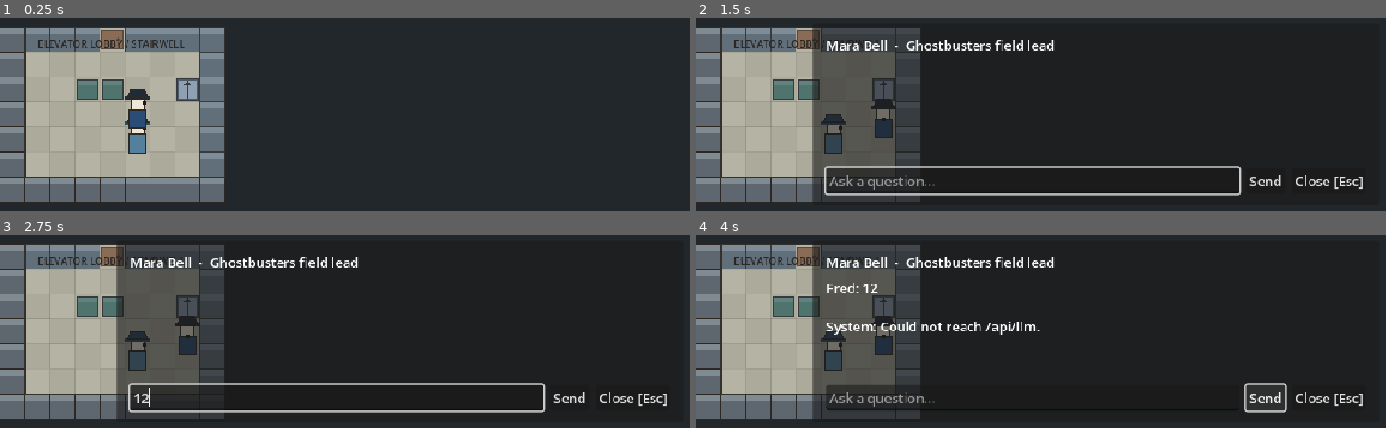
Above: before the commit, frames 1-4 (two rows, left to right).
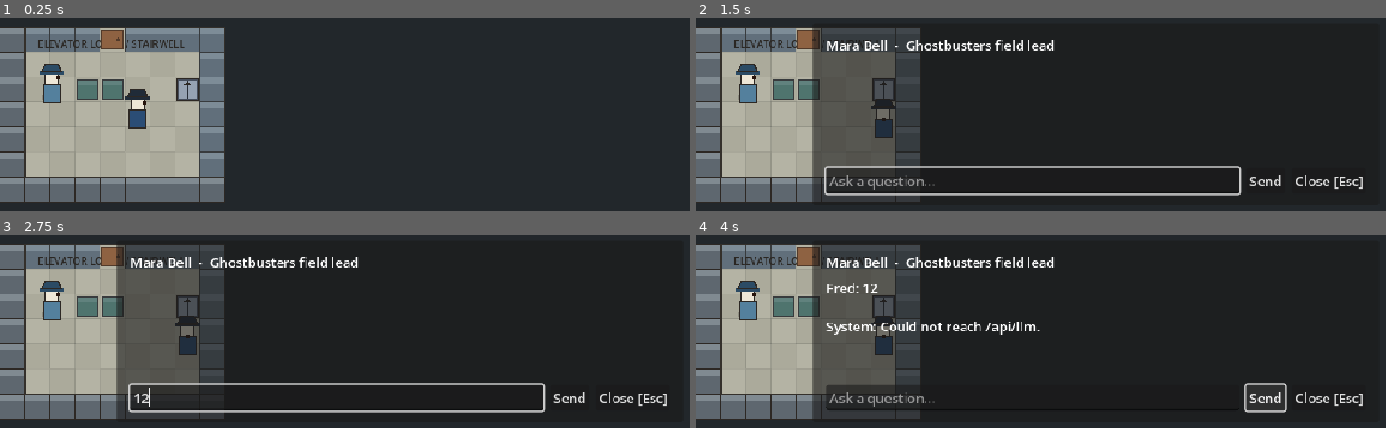
Above: after the commit, the same moments.

Repository: grand-cat-unknown/fred-the-detective
Game: Godot game, scene res://scenes/main.tscn
Two runs of this game, one before a commit and one after it. Both use one fixed random seed, a clock stepped at 60 frames per second and the inputs below.
Inputs (mouse positions are in pixels of both pictures, inside the frame that each line leads up to):
- Up to frame 1 (0.25 s): no input
- Up to frame 2 (1.5 s): tap Enter at 0.5 s; hold Right (ui_right) 0.53-1.28 s; hold E (interact) 0.53-1.28 s; tap Space at 1.25 s; hold Down (ui_down) from 1.28 s (still down); tap E (interact) at 1.35 s
- Up to frame 3 (2.75 s): release Down (ui_down) at 2 s; click (338, 397) at 2.02 s; type "12" at 2.1 s
- Up to frame 4 (4 s): click "Send" at 2.75 s; tap Enter at 3.5 s; hold Right (ui_right) from 3.53 s (still down); hold E (interact) from 3.53 s (still down)

The runs differ from the first frame. In frame 1, 1.0% of the frame differs, in the area x 5-29%, y 11-71%; in frame 2, 1.1%, in the area x 5-22%, y 11-71%; in frame 3, 1.1%; in frame 4, 1.1%.

Commit message:
Modularized

Diff:
--- a/scenes/main.tscn
+++ b/scenes/main.tscn
@@ -7,14 +7,13 @@
 [ext_resource type="PackedScene" path="res://scenes/ui/clue_panel.tscn" id="5_clue"]
 [ext_resource type="PackedScene" path="res://scenes/ui/accusation_panel.tscn" id="6_accusation"]
 [ext_resource type="PackedScene" path="res://scenes/ui/result_panel.tscn" id="7_result"]
-[ext_resource type="Script" uid="uid://xdd0ey5aqq13" path="res://scripts/world/world_view.gd" id="8_world"]
+[ext_resource type="PackedScene" uid="uid://b1worldscn00001" path="res://scenes/world/world.tscn" id="8_world"]
 
 [node name="Game" type="Node2D" unique_id=744785900]
 script = ExtResource("1_game")
 
-[node name="WorldView" type="Node2D" parent="." unique_id=1541119895]
+[node name="WorldView" parent="." unique_id=1541119895 instance=ExtResource("8_world")]
 unique_name_in_owner = true
-script = ExtResource("8_world")
 
 [node name="HUDLayer" type="CanvasLayer" parent="." unique_id=946559991]
 unique_name_in_owner = true
--- /dev/null
+++ b/scenes/world/world.tscn
@@ -0,0 +1,132 @@
+[gd_scene format=3 uid="uid://cqsvrol4iinpm"]
+
+[ext_resource type="Script" uid="uid://xdd0ey5aqq13" path="res://scripts/world/world_view.gd" id="1_world"]
+[ext_resource type="PackedScene" uid="uid://55n455pd115y" path="res://scenes/world/world_map.tscn" id="2_map"]
+[ext_resource type="PackedScene" uid="uid://45l51ar7xkim" path="res://scenes/world/room_zone.tscn" id="3_zone"]
+[ext_resource type="PackedScene" uid="uid://c0baj7o0s07ka" path="res://scenes/world/door.tscn" id="4_door"]
+[ext_resource type="PackedScene" uid="uid://cbx5kdq567nk" path="res://scenes/world/elevator.tscn" id="5_elev"]
+[ext_resource type="PackedScene" uid="uid://cc6dj5vtptnnc" path="res://scenes/world/clue_marker.tscn" id="6_clue"]
+[ext_resource type="PackedScene" uid="uid://cola5578jq7bk" path="res://scenes/world/npc.tscn" id="7_npc"]
+[ext_resource type="PackedScene" uid="uid://b1plyr00scn01" path="res://scenes/world/player.tscn" id="8_player"]
+
+[node name="World" type="Node2D" unique_id=1805681752]
+script = ExtResource("1_world")
+
+[node name="WorldMap" parent="." unique_id=630295776 instance=ExtResource("2_map")]
+
+[node name="RoomZone_concierge" parent="." unique_id=1767785095 instance=ExtResource("3_zone")]
+entity_id = &"concierge"
+
+[node name="RoomZone_room_1220" parent="." unique_id=1400554782 instance=ExtResource("3_zone")]
+entity_id = &"room_1220"
+
+[node name="RoomZone_gear_cart" parent="." unique_id=1648006743 instance=ExtResource("3_zone")]
+entity_id = &"gear_cart"
+
+[node name="RoomZone_twelfth_hall" parent="." unique_id=535038557 instance=ExtResource("3_zone")]
+entity_id = &"twelfth_hall"
+
+[node name="RoomZone_suite_1221" parent="." unique_id=297149631 instance=ExtResource("3_zone")]
+entity_id = &"suite_1221"
+
+[node name="RoomZone_elevator_lobby" parent="." unique_id=1539966925 instance=ExtResource("3_zone")]
+entity_id = &"elevator_lobby"
+
+[node name="RoomZone_chute_access" parent="." unique_id=372665145 instance=ExtResource("3_zone")]
+entity_id = &"chute_access"
+
+[node name="RoomZone_room_1223" parent="." unique_id=317765694 instance=ExtResource("3_zone")]
+entity_id = &"room_1223"
+
+[node name="Door_concierge_twelfth_hall" parent="." unique_id=1323024959 instance=ExtResource("4_door")]
+position = Vector2(63, 154)
+room_a = &"concierge"
+room_b = &"twelfth_hall"
+
+[node name="Door_room_1220_twelfth_hall" parent="." unique_id=1434965199 instance=ExtResource("4_door")]
+position = Vector2(420, 150)
+room_a = &"room_1220"
+room_b = &"twelfth_hall"
+
+[node name="Door_gear_cart_twelfth_hall" parent="." unique_id=1473023580 instance=ExtResource("4_door")]
+position = Vector2(667, 154)
+room_a = &"gear_cart"
+room_b = &"twelfth_hall"
+
+[node name="Door_twelfth_hall_elevator_lobby" parent="." unique_id=1200324982 instance=ExtResource("4_door")]
+position = Vector2(120, 300)
+room_a = &"twelfth_hall"
+room_b = &"elevator_lobby"
+
+[node name="Door_twelfth_hall_suite_1221" parent="." unique_id=1118190145 instance=ExtResource("4_door")]
+position = Vector2(480, 300)
+room_a = &"twelfth_hall"
+room_b = &"suite_1221"
+
+[node name="Door_twelfth_hall_room_1223" parent="." unique_id=1111671202 instance=ExtResource("4_door")]
+position = Vector2(780, 300)
+room_a = &"twelfth_hall"
+room_b = &"room_1223"
+
+[node name="Elevator_elevator_lobby_chute_access" parent="." unique_id=1591055066 instance=ExtResource("5_elev")]
+position = Vector2(210, 360)
+room_a = &"elevator_lobby"
+room_b = &"chute_access"
+
+[node name="Clue_body_wall" parent="." unique_id=1530053993 instance=ExtResource("6_clue")]
+position = Vector2(525, 375)
+entity_id = &"body_wall"
+
+[node name="Clue_pedestal" parent="." unique_id=1776678538 instance=ExtResource("6_clue")]
+position = Vector2(585, 375)
+entity_id = &"pedestal"
+
+[node name="Clue_auction_receipt" parent="." unique_id=1063465991 instance=ExtResource("6_clue")]
+position = Vector2(495, 435)
+entity_id = &"auction_receipt"
+
+[node name="Clue_field_book" parent="." unique_id=120464370 instance=ExtResource("6_clue")]
+position = Vector2(615, 435)
+entity_id = &"field_book"
+
+[node name="Clue_room_1220_log" parent="." unique_id=485722227 instance=ExtResource("6_clue")]
+position = Vector2(435, 105)
+entity_id = &"room_1220_log"
+
+[node name="Clue_chute_notice" parent="." unique_id=2035099413 instance=ExtResource("6_clue")]
+position = Vector2(225, 255)
+entity_id = &"chute_notice"
+
+[node name="Clue_ghost_cell" parent="." unique_id=867042395 instance=ExtResource("6_clue")]
+position = Vector2(345, 435)
+entity_id = &"ghost_cell"
+
+[node name="Clue_gloves" parent="." unique_id=1706963291 instance=ExtResource("6_clue")]
+position = Vector2(825, 105)
+entity_id = &"gloves"
+
+[node name="NPC_pemberton" parent="." unique_id=597478776 instance=ExtResource("7_npc")]
+position = Vector2(555, 255)
+entity_id = &"pemberton"
+
+[node name="NPC_walter" parent="." unique_id=1178170094 instance=ExtResource("7_npc")]
+position = Vector2(330, 226)
+entity_id = &"walter"
+
+[node name="NPC_mara" parent="." unique_id=429012096 instance=ExtResource("7_npc")]
+position = Vector2(62, 375)
+entity_id = &"mara"
+
+[node name="NPC_theo" parent="." unique_id=2017799620 instance=ExtResource("7_npc")]
+position = Vector2(765, 135)
+entity_id = &"theo"
+
+[node name="NPC_lena" parent="." unique_id=1495388826 instance=ExtResource("7_npc")]
+position = Vector2(825, 435)
+entity_id = &"lena"
+
+[node name="NPC_viv" parent="." unique_id=1868512981 instance=ExtResource("7_npc")]
+position = Vector2(165, 105)
+entity_id = &"viv"
+
+[node name="Player" parent="." unique_id=1010292065 instance=ExtResource("8_player")]
--- a/scripts/world/clue_marker.gd
+++ b/scripts/world/clue_marker.gd
@@ -1,6 +1,8 @@
 @tool
 class_name ClueMarker
 extends Node2D
+
+@export var entity_id: StringName
 
 var clue: ClueData
 var show_locked_clues := false
@@ -12,8 +14,8 @@
 func configure(new_clue: ClueData) -> void:
 	clue = new_clue
 	if clue != null:
+		entity_id = clue.id
 		name = "Clue_%s" % clue.id
-		position = clue.position
 	queue_redraw()
 
 
--- a/scripts/world/door.gd
+++ b/scripts/world/door.gd
@@ -1,6 +1,9 @@
 @tool
 class_name Door
 extends Node2D
+
+@export var room_a: StringName
+@export var room_b: StringName
 
 var door_data: DoorData
 var door_color := Palette.DOOR
@@ -11,8 +14,9 @@
 func configure(new_door: DoorData) -> void:
 	door_data = new_door
 	if door_data != null:
+		room_a = door_data.room_a
+		room_b = door_data.room_b
 		name = "Door_%s_%s" % [door_data.room_a, door_data.room_b]
-		position = Vector2(door_data.tile) * TileMap2D.TILE_SIZE
 	queue_redraw()
 
 
--- a/scripts/world/elevator.gd
+++ b/scripts/world/elevator.gd
@@ -1,6 +1,9 @@
 @tool
 class_name Elevator
 extends Node2D
+
+@export var room_a: StringName
+@export var room_b: StringName
 
 var elevator_data: ElevatorData
 var outline_color := Palette.OUTLINE
@@ -9,6 +12,8 @@
 func configure(new_elevator: ElevatorData) -> void:
 	elevator_data = new_elevator
 	if elevator_data != null:
+		room_a = elevator_data.room_a
+		room_b = elevator_data.room_b
 		name = "Elevator_%s_%s" % [elevator_data.room_a, elevator_data.room_b]
 	queue_redraw()
 
--- a/scripts/world/npc.gd
+++ b/scripts/world/npc.gd
@@ -1,6 +1,8 @@
 @tool
 class_name NPC
 extends Node2D
+
+@export var entity_id: StringName
 
 var suspect: SuspectData
 
@@ -8,8 +10,8 @@
 func configure(new_suspect: SuspectData) -> void:
 	suspect = new_suspect
 	if suspect != null:
+		entity_id = suspect.id
 		name = "NPC_%s" % suspect.id
-		position = suspect.position
 	queue_redraw()
 
 
--- a/scripts/world/room_zone.gd
+++ b/scripts/world/room_zone.gd
@@ -1,6 +1,8 @@
 @tool
 class_name RoomZone
 extends Node2D
+
+@export var entity_id: StringName
 
 var room: RoomData
 var border_color := Palette.ROOM_BORDER
@@ -12,6 +14,7 @@
 func configure(new_room: RoomData) -> void:
 	room = new_room
 	if room != null:
+		entity_id = room.id
 		name = "RoomZone_%s" % room.id
 	_ensure_label()
 	_apply_label()
--- a/scripts/world/world_view.gd
+++ b/scripts/world/world_view.gd
@@ -1,14 +1,6 @@
 @tool
 class_name WorldView
 extends Node2D
-
-const _WORLD_MAP_SCENE: PackedScene = preload("res://scenes/world/world_map.tscn")
-const _PLAYER_SCENE: PackedScene = preload("res://scenes/world/player.tscn")
-const _NPC_SCENE: PackedScene = preload("res://scenes/world/npc.tscn")
-const _CLUE_MARKER_SCENE: PackedScene = preload("res://scenes/world/clue_marker.tscn")
-const _DOOR_SCENE: PackedScene = preload("res://scenes/world/door.tscn")
-const _ELEVATOR_SCENE: PackedScene = preload("res://scenes/world/elevator.tscn")
-const _ROOM_ZONE_SCENE: PackedScene = preload("res://scenes/world/room_zone.tscn")
 
 const _EDITOR_PREVIEW_ROOM_IDS: Array[StringName] = [
 	CaseLoader.ROOM_CONCIERGE,
@@ -245,8 +237,6 @@
 
 
 func _rebuild_content() -> void:
-	for child in get_children():
-		child.queue_free()
 	_room_zones.clear()
 	_npc_nodes.clear()
 	_clue_markers.clear()
@@ -255,46 +245,68 @@
 	_world_map = null
 	_player = null
 
+	for child in get_children():
+		if child is WorldMap:
+			_world_map = child
+		elif child is Player:
+			_player = child
+		elif child is RoomZone:
+			_room_zones.append(child)
+		elif child is NPC:
+			_npc_nodes.append(child)
+		elif child is ClueMarker:
+			_clue_markers.append(child)
+		elif child is Door:
+			_door_nodes.append(child)
+		elif child is Elevator:
+			_elevator_nodes.append(child)
+
 	if case_data == null:
 		return
 
-	_world_map = _WORLD_MAP_SCENE.instantiate() as WorldMap
-	add_child(_world_map)
-	_world_map.configure(case_data)
-
+	if _world_map != null:
+		_world_map.configure(case_data)
+
+	for room_zone in _room_zones:
+		var room := case_data.room_by_id(room_zone.entity_id)
+		if room != null:
+			room_zone.configure(room)
+
+	for npc in _npc_nodes:
+		var suspect := case_data.suspect_by_id(npc.entity_id)
+		if suspect != null:
+			npc.configure(suspect)
+
+	for clue_marker in _clue_markers:
+		var clue := case_data.clue_by_id(clue_marker.entity_id)
+		if clue != null:
+			clue_marker.configure(clue)
+
+	for door_node in _door_nodes:
+		var door := _find_door(door_node.room_a, door_node.room_b)
+		if door != null:
+			door_node.configure(door)
+
+	for elevator_node in _elevator_nodes:
+		var elevator := _find_elevator(elevator_node.room_a, elevator_node.room_b)
+		if elevator != null:
+			elevator_node.configure(elevator)
+
+	refresh()
+
+
+func _find_door(a: StringName, b: StringName) -> DoorData:
 	for door in case_data.doors:
-		var door_node := _DOOR_SCENE.instantiate() as Door
-		add_child(door_node)
-		door_node.configure(door)
-		_door_nodes.append(door_node)
-
+		if (door.room_a == a and door.room_b == b) or (door.room_a == b and door.room_b == a):
+			return door
+	return null
+
+
+func _find_elevator(a: StringName, b: StringName) -> ElevatorData:
 	for elevator in case_data.elevators:
-		var elevator_node := _ELEVATOR_SCENE.instantiate() as Elevator
-		add_child(elevator_node)
-		elevator_node.configure(elevator)
-		_elevator_nodes.append(elevator_node)
-
-	for room in case_data.rooms:
-		var room_zone := _ROOM_ZONE_SCENE.instantiate() as RoomZone
-		add_child(room_zone)
-		room_zone.configure(room)
-		_room_zones.append(room_zone)
-
-	for clue in case_data.clues:
-		var clue_marker := _CLUE_MARKER_SCENE.instantiate() as ClueMarker
-		add_child(clue_marker)
-		clue_marker.configure(clue)
-		_clue_markers.append(clue_marker)
-
-	for suspect in case_data.suspects:
-		var npc := _NPC_SCENE.instantiate() as NPC
-		add_child(npc)
-		npc.configure(suspect)
-		_npc_nodes.append(npc)
-
-	_player = _PLAYER_SCENE.instantiate() as Player
-	add_child(_player)
-	refresh()
+		if (elevator.room_a == a and elevator.room_b == b) or (elevator.room_a == b and elevator.room_b == a):
+			return elevator
+	return null
 
 
 func _redraw_content() -> void:
Not shown, changed: public/index.html
Not shown, changed: public/index.pck
